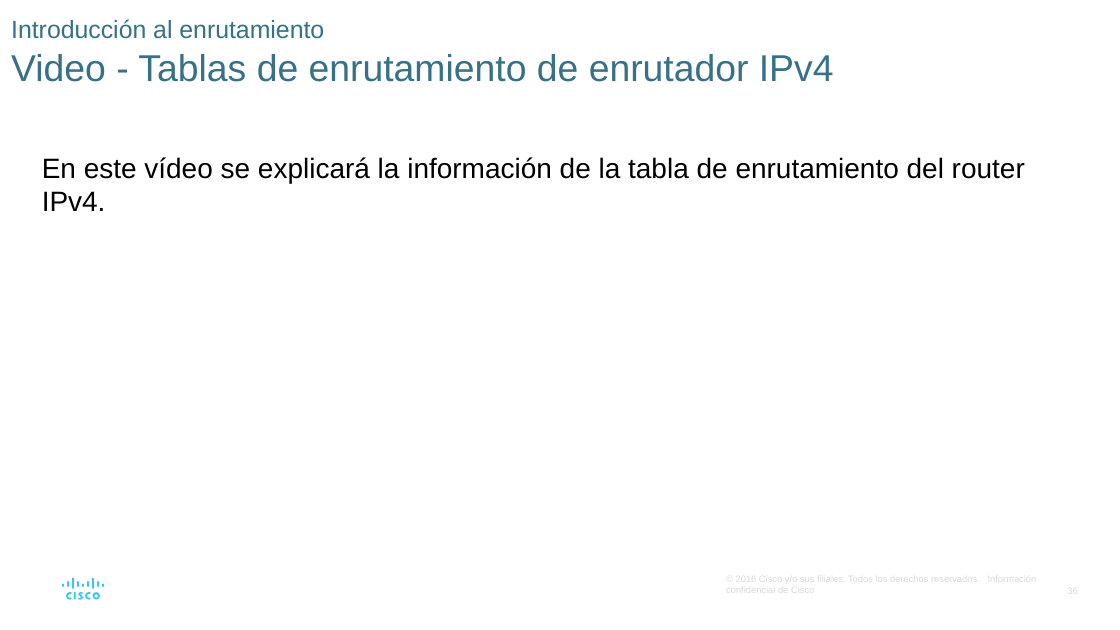
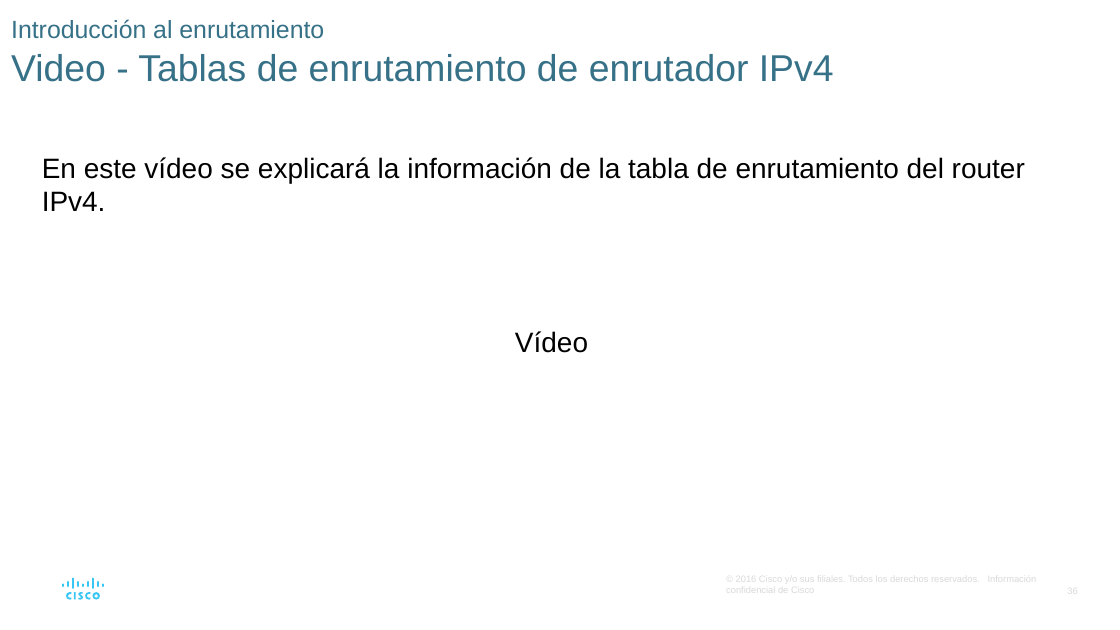
Before and after one commit to giganteavila/PAR, a slide deck: slide 36 of Presentaciones/8-Capa de Red.odp. Drawn at 1120x630 pixels with LibreOffice and Linux fonts; fonts in the diff are those of the drawing. Boxes give left, top, right and bottom in pixels: in the first picture for what was removed or moved away, otherwise in the second. Text is boxed around its words. In the diff, an @@ line names an element or a change of style, - is before the commit and + after.

```diff
--- a/Presentaciones/8-Capa de Red.odp
+++ b/Presentaciones/8-Capa de Red.odp
@@ text added at box(515, 331, 588, 353), 18 pt, text #000000 @@
+Vídeo
```
Also in this commit, not shown: 1 other slide changed, 1 slide added, 1 other file.
